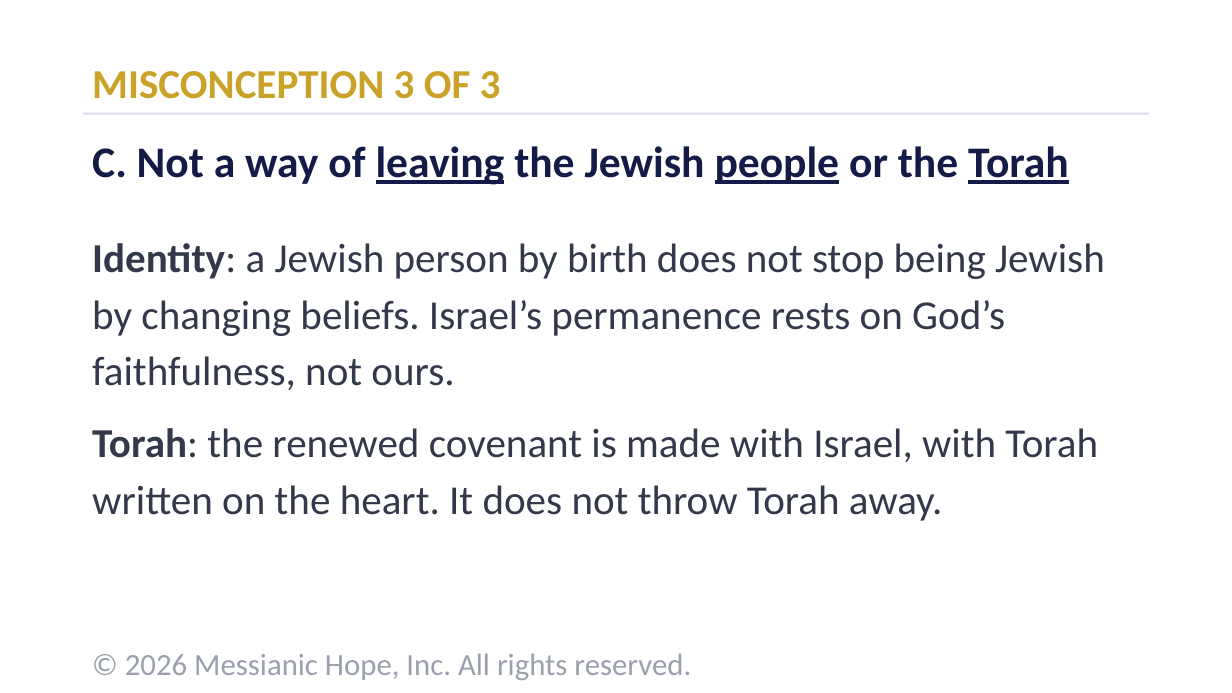
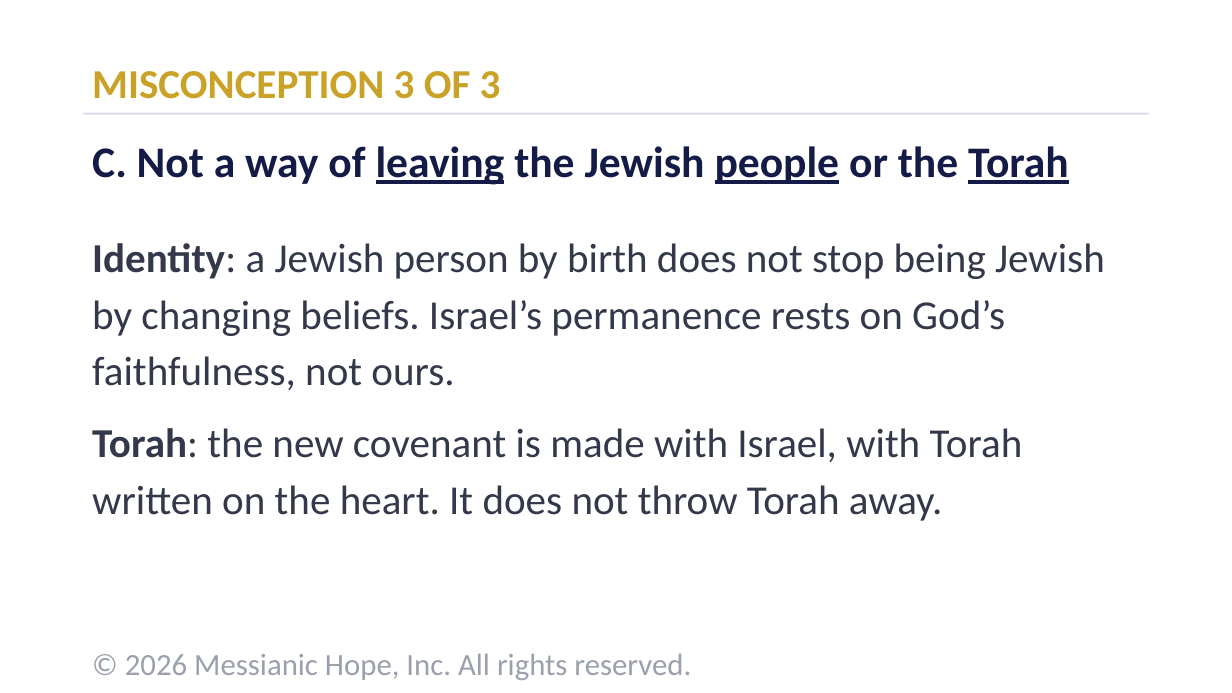
Before and after one commit to dnoff/Weekly-Message---Shuvah-Yisrael, a slide deck: slide 9 of docs/downloads/removing-obstacles.pptx. Drawn at 1232x693 pixels with LibreOffice and Linux fonts; fonts in the diff are those of the drawing. Boxes give left, top, right and bottom in pixels: in the first picture for what was removed or moved away, otherwise in the second. Text is boxed around its words. In the diff, an @@ line names an element or a change of style, - is before the commit and + after.

```diff
--- a/docs/downloads/removing-obstacles.pptx
+++ b/docs/downloads/removing-obstacles.pptx
@@ text at <box>92,428,1023,521</box>: text changed @@
-Torah: the renewed covenant is made with Israel, with Torah written on the heart. It does not throw Torah away.
+Torah: the new covenant is made with Israel, with Torah written on the heart. It does not throw Torah away.
```
Also in this commit, not shown: 4 other files.
